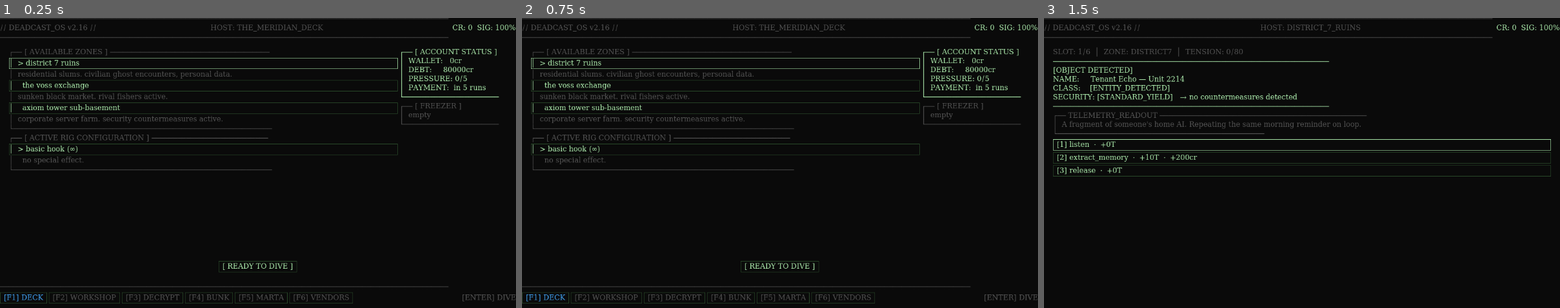
Above: before the commit, frames 1-3 (left to right).
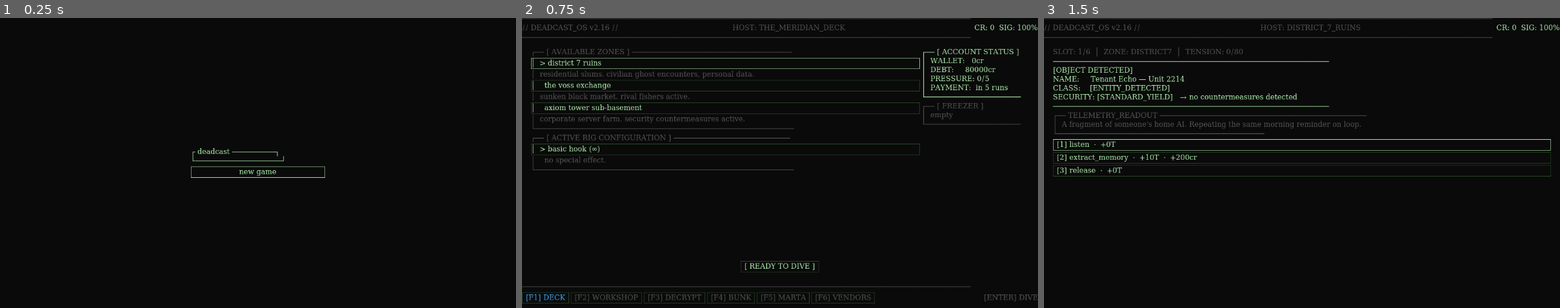
Above: after the commit, the same moments.

Repository: Teeohbee/deadcast
Game: Godot game, scene res://scenes/title_screen/TitleScreen.tscn
The game is run twice, just before and just after one commit, with the same random seed, the same clock (stepped at 60 frames per second) and the same inputs. Before the commit the project starts from res://scenes/AppShell.tscn.
Inputs (mouse positions are in pixels of both pictures, inside the frame that each line leads up to):
- Up to frame 1 (0.25 s): no input
- Up to frame 2 (0.75 s): click (780, 171) at 0.5 s, where only the run after the commit has a clickable "new game"
- Up to frame 3 (1.5 s): click "[ READY TO DIVE ]" at 1.25 s

The runs differ from the first frame. In frame 1, 6.8% of the frame differs, in the area x 0-100%, y 0-99%; in frame 2, nothing differs; in frame 3, nothing differs.

Commit message:
chore: restore TitleScreen as main scene

Diff:
--- a/project.godot
+++ b/project.godot
@@ -15,7 +15,7 @@
 [application]
 
 config/name="deadcast"
-run/main_scene="res://scenes/AppShell.tscn"
+run/main_scene="res://scenes/title_screen/TitleScreen.tscn"
 config/features=PackedStringArray("4.6", "GL Compatibility")
 
 [autoload]
